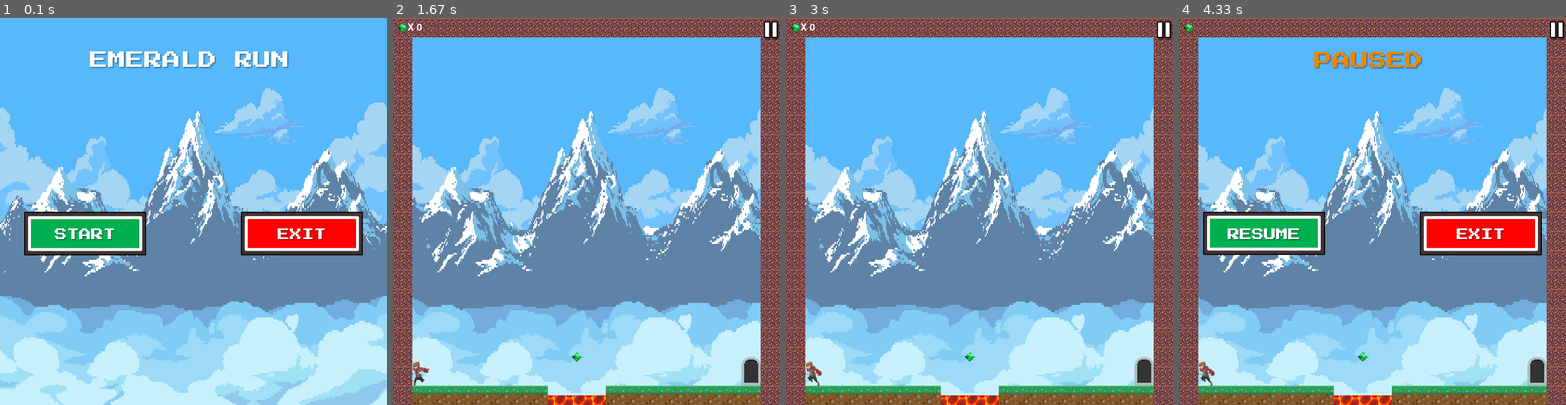
Above: before the commit, frames 1-4 (left to right).
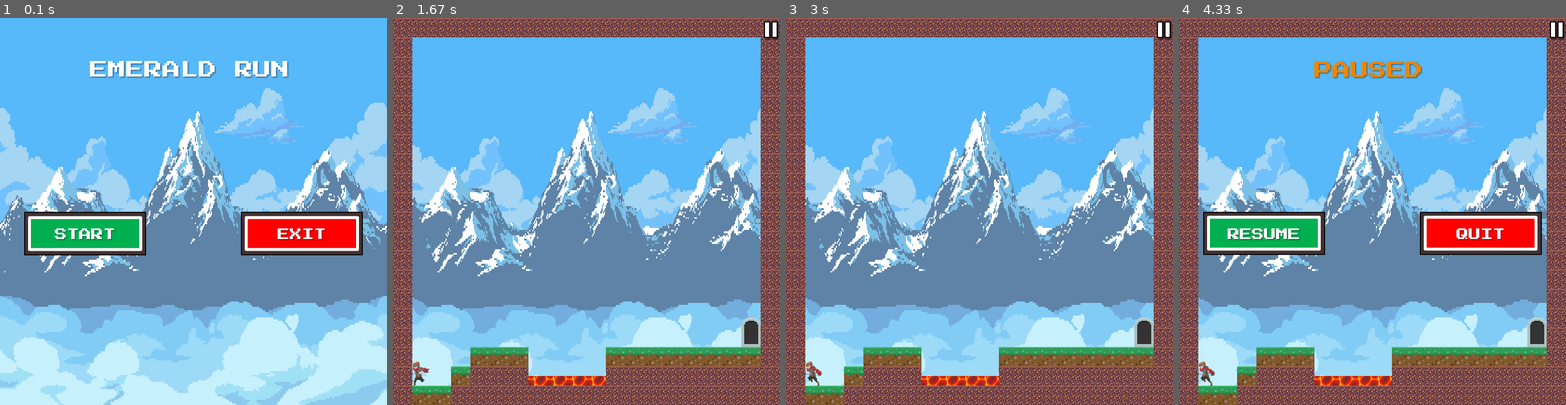
Above: after the commit, the same moments.

Repository: AndreBilley/Pygame-Platfomer
Game: pygame game, started from Nea_main.py
Two runs of this game, one before a commit and one after it. Both use one fixed random seed, a clock stepped at 60 frames per second and the inputs below.
Inputs (mouse positions are in pixels of both pictures, inside the frame that each line leads up to):
- Up to frame 1 (0.1 s): no input
- Up to frame 2 (1.67 s): press the mouse at (478, 234) at 0.37 s; move the mouse to (528, 242) at 0.47 s; release the mouse at (582, 254) at 0.6 s; press the mouse at (772, 29) at 0.7 s; move the mouse to (629, 180) at 0.8 s; release the mouse at (485, 331) at 0.93 s; click (478, 234) at 1.05 s; hold Left from 1.33 s (still down)
- Up to frame 3 (3 s): release Left at 1.87 s; press the mouse at (1165, 29) at 1.93 s; move the mouse to (1080, 122) at 2.03 s; release the mouse at (994, 211) at 2.17 s; click (855, 242) at 2.28 s; press the mouse at (1165, 29) at 2.6 s; move the mouse to (1095, 64) at 2.7 s; release the mouse at (1029, 99) at 2.83 s; press the mouse at (871, 234) at 2.93 s
- Up to frame 4 (4.33 s): move the mouse to (1306, 226) at 3.03 s; release the mouse at (1353, 215) at 3.17 s; tap Space at 3.23 s; press the mouse at (1558, 29) at 3.6 s; move the mouse to (1465, 103) at 3.7 s; release the mouse at (1376, 172) at 3.83 s; press the mouse at (1264, 234) at 3.93 s; move the mouse to (1314, 230) at 4.03 s; release the mouse at (1360, 226) at 4.17 s; press the mouse at (1558, 29) at 4.27 s

The runs differ from the first frame. In frame 1, 2.1% of the frame differs, in the area x 23-75%, y 8-16%; in frame 2, 11%; in frame 3, 11%; in frame 4, 13%, in the area x 1-95%, y 1-100%.

Commit message:
Scoring completed
Scoring fixed and Quit button added with changes made to button positions.

Diff:
--- a/Globals.py
+++ b/Globals.py
@@ -8,11 +8,10 @@
 # Level configuration
 game_cond = 0
 level = 1
-max_levels = 1
+max_levels = 3
 emeralds = 0
 start_screen = True
 paused = False
-# Sprite configuration
 enemy_group = pygame.sprite.Group()
 lava_group = pygame.sprite.Group()
 emerald_group = pygame.sprite.Group()
--- a/Nea_main.py
+++ b/Nea_main.py
@@ -20,16 +20,16 @@
 mountains_img = pygame.transform.scale(mountains_img, (screen_width, screen_height))
 greenforest_img = pygame.image.load('Nea_game_files/Map/greenforest.png')
 greenforest_img = pygame.transform.scale(greenforest_img, (screen_width, screen_height))
+bg_img = mountains_img
 restart_img = pygame.image.load('Nea_game_files/Buttons/Restart_BTN.png')
-restart_img = pygame.transform.scale(restart_img, (168,60.7))
 start_img = pygame.image.load('Nea_game_files/Buttons/Start_BTN.png')
 exit_img = pygame.image.load('Nea_game_files/Buttons/Exit_BTN.png')
+quit_img = pygame.image.load('Nea_game_files/Buttons/Quit_BTN.png')
 title_img = pygame.image.load('Nea_game_files/Map/Title_IMG.png')
 paused_img = pygame.image.load('Nea_game_files/Map/Paused_Text.png')
 resume_img = pygame.image.load('Nea_game_files/Buttons/Resume_BTN.png')
 pause_img = pygame.image.load('Nea_game_files/Buttons/Pause_BTN.png')
 pause_img = pygame.transform.scale(pause_img, (36,42.5))
-bg_img = mountains_img
 
 # Load level from file
 if path.exists(f'level{level}_data'):
@@ -42,9 +42,10 @@
 # Class instances
 world = World(world_data)
 player = Player(40, screen_height - 120, world)
-restart_button = Button(screen_width/2 - 50, screen_height/2 + 100, restart_img)
+restart_button = Button(screen_width/2 - 350, screen_height/2, restart_img)
 start_button = Button(screen_width/2 - 350, screen_height/2, start_img)
 exit_button = Button(screen_width/2 + 98, screen_height/2, exit_img)
+quit_button = Button(screen_width/2 + 98, screen_height/2, quit_img)
 resume_button = Button(screen_width/2 - 350, screen_height/2, resume_img)
 pause_button = Button(screen_width - 35, 5, pause_img)
 
@@ -64,7 +65,8 @@
 def main_menu():
     global start_screen
     global run
-    screen.blit(title_img, (screen_width/2-261.5,20))
+    # global emerald_group
+    screen.blit(title_img, (screen_width/2-261.5, 40))
     if start_button.draw():
         start_screen = False
     if exit_button.draw():
@@ -76,12 +78,14 @@
     global paused
     global run
     paused = True
-    screen.blit(paused_img, (screen_width/2-261.5,20))
+    screen.blit(paused_img, (screen_width/2-261.5, 40))
     if resume_button.draw():
         game_cond = 0
         paused = False
-    if exit_button.draw():
+    if quit_button.draw():
         run = False
+
+
 
 def draw_text(text, font, text_col, x, y):
     img = font.render(text, True, text_col)
@@ -95,7 +99,7 @@
     if pygame.sprite.spritecollide(player, emerald_group, True):
         emeralds += 1
         print(f'Emeralds: {emeralds}')
-    draw_text('X ' + str(emeralds), UI_font, white, tile_size - 10, 10)
+    draw_text('X ' + str(emeralds), UI_font, white, screen_width - 120, 5)
 
 
 
@@ -120,7 +124,7 @@
         # Game is running
         if game_cond == 0:
             enemy_group.update()
-            update_score()
+            # update_score()
 
         # Pause menu functionality
         if paused:
@@ -130,12 +134,15 @@
             game_cond = 2
 
         # If player has died
-        if game_cond < 0 and restart_button.draw():
-            draw_text('YOU LOSE!', font, red, (screen_width / 2) - 140, screen_height / 2)
-            world_data = []
-            world = reset_level(level, world)
-            game_cond = 0
-            emeralds = 0
+        if game_cond < 0:
+            draw_text('YOU LOSE', font, red, (screen_width / 2) - 140, screen_height / 2 - 200)
+            if restart_button.draw():
+                world_data = []
+                world = reset_level(level, world)
+                game_cond = 0
+                emeralds = 0
+            if quit_button.draw():
+                run = False
 
         # If player has completed level
         if game_cond == 1:
@@ -146,17 +153,18 @@
                 world = reset_level(level, world)
                 game_cond = 0
 
-            # If player has completed last level/game
-            else:
-                draw_text('YOU WIN!', font, green, (screen_width / 2) - 140, screen_height / 2)
+            else: # If player has completed last level/game
+                draw_text('YOU WIN!', font, green, (screen_width / 2) - 140, screen_height / 2 - 200)
                 # restart game
                 if restart_button.draw():
                     level = 1
-                # reset level
-                world_data = []
-                world = reset_level(level, world)
-                game_cond = 0
-                emeralds = 0
+                    # reset level
+                    world_data = []
+                    world = reset_level(level, world)
+                    game_cond = 0
+                    emeralds = 0
+                if exit_button.draw():
+                    run = False
 
         enemy_group.draw(screen)
         lava_group.draw(screen)
--- a/World_Class.py
+++ b/World_Class.py
@@ -50,9 +50,9 @@
                     tile = (img, img_rect)
                     self.tile_list.append(tile)
 
-                if tile == 7:
-                    emerald = Emerald(col_count * tile_size + (tile_size / 2), row_count * tile_size + (tile_size / 2))
-                    emerald_group.add(emerald)
+                # if tile == 7:
+                #     emerald = Emerald(col_count * tile_size + (tile_size / 2), row_count * tile_size + (tile_size / 2))
+                #     emerald_group.add(emerald)
 
                 col_count += 1
             row_count += 1
@@ -124,8 +124,8 @@
 
         # Draw button
         screen.blit(self.image, self.rect)
-        # Icons
-        score_icon = Emerald(tile_size / 2, tile_size / 2)
-        emerald_group.add(score_icon)
 
         return action
+# Icons
+score_icon = Emerald(screen_width - 140, 20)
+# emerald_group.add(score_icon)
Binary file added: Nea_game_files/Buttons/Quit_BTN.png
Binary file changed: level1_data
Binary file changed: level2_data
Not shown, changed: Nea_game_files/Buttons/Buttons.pptx
